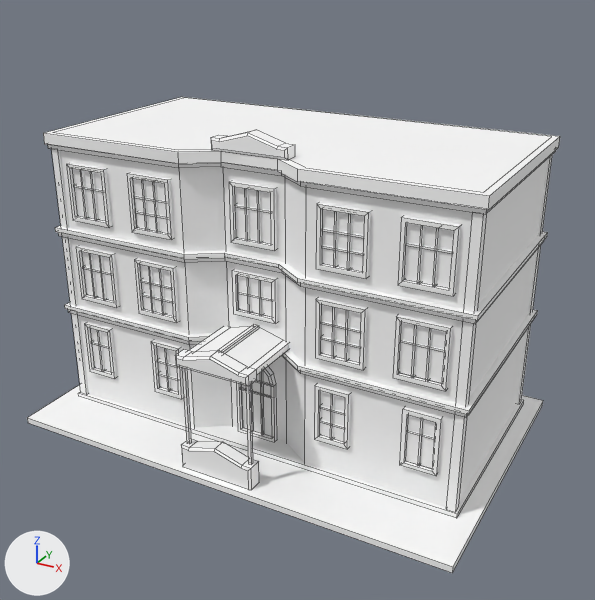
Renders of the FBX model Assets/ThirdParty/Toon City/Models/Building_8A.fbx from each side of a commit.
The view is the same before and after, from a 50 mm lens placed at (17.7, -31.4, 22.1), pointed at (0.8, -0.7, 6.7). The lights are fixed; the arrows at lower left show +X, +Y and +Z. Mesh edges are drawn as thin lines. Where no turn or scale is listed for an object, it has been applied to the vertices. Vertices at the same position are counted once.

The first picture shows 'Building_8A', 'Window_Lights_8A'.
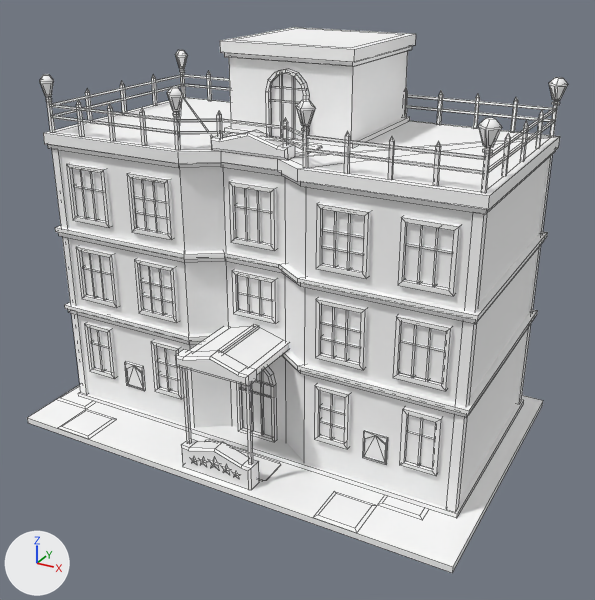
What differs and where, as boxes (x1, y1, x2, y2) in the pictures (595 x 600 px):
'Building_8A', reshaped (15% taller): before (27, 97, 560, 573); after (27, 27, 568, 573)
part 1 of me_mesh_003, added: after (220, 27, 416, 62)
part 2 of me_mesh_003, added: after (481, 147, 491, 193)
part 3 of me_mesh_003, added: after (303, 127, 308, 168)
part 4 of me_mesh_003, added: after (307, 148, 483, 174)
part 5 of me_mesh_003, added: after (307, 135, 484, 160)
part 6 of me_mesh_003, added: after (550, 101, 558, 137)
part 7 of me_mesh_003, added: after (406, 105, 552, 122)
part 8 of me_mesh_003, added: after (407, 95, 553, 110)
part 9 of me_mesh_003, added: after (46, 97, 55, 133)
part 10 of me_mesh_003, added: after (174, 112, 181, 150)
part 11 of me_mesh_003, added: after (51, 116, 175, 134)
part 12 of me_mesh_003, added: after (50, 104, 174, 122)
part 13 of me_mesh_003, added: after (40, 28, 568, 186)
part 14 of me_mesh_003, built on: before (241, 380, 271, 398); after (52, 133, 552, 533)

What changed in the scene script:
```text
Change me_mesh_003:
    used by ob_building_8a; location = (0.0, 0.0, 0.0)
    remove me_mesh_003.from_pydata(...)  # 1033 vertices, 568 faces; spans x -11.0..11.0, y -7.0..7.0, z 0.0..14.9
    add me_mesh_003.from_pydata(...)  # 1970 vertices, 1287 faces; spans x -11.0..11.0, y -7.0..7.0, z 0.0..18.0
    me_mesh_003 part 1: a new loose piece, a box spanning x -3.22..3.22, y -0.33..6.33, z 17.5..18.0, in mat_building_8a_d (its picture is missing)
    me_mesh_003 part 2: the loose piece of 8 vertices spanning x 9.7..10.1, y -4.1..-3.7, z 0.5..13.3 is copied, and the copy is scaled about its middle by (-0.372, 0.372, 0.125), then moved by (0.1, -0.1, 7.9); it spans x 9.9..10.1, y -4.1..-3.9, z 14.0..15.6
    me_mesh_003 part 3: the loose piece of 8 vertices spanning x 4.3..4.4, y -4.1..6.1, z 10.2..12.5 is copied, and the copy is scaled about its middle by (-1.28e-05, 0, 0.696), then moved by (-1.4, -5.0, 3.5); it spans x 2.9..3.1, y -4.1..-3.9, z 14.0..15.6
    me_mesh_003 part 4: the loose piece of 8 vertices spanning x 7.3..9.1, y -4.1..6.1, z 11.6..11.7 is copied, and the copy is scaled about its middle by (3.77, 0, -5.2e-05), then moved by (-1.7, -5.0, 3.1); it spans x 3.0..9.9, y -4.1..-3.9, z 14.7..14.8
    me_mesh_003 part 5: the loose piece of 8 vertices spanning x 7.3..9.1, y -4.1..6.1, z 11.6..11.7 is copied, and the copy is scaled about its middle by (3.77, 0, -5.2e-05), then moved by (-1.7, -5.0, 3.6); it spans x 3.0..9.9, y -4.1..-3.9, z 15.2..15.3
    me_mesh_003 part 6: the loose piece of 8 vertices spanning x 8.4..8.5, y -4.1..6.1, z 10.2..12.5 is copied, and the copy is scaled about its middle by (2, -0.0145, 0.696), then moved by (1.5, 5.0, 3.5); it spans x 9.9..10.1, y 5.9..6.1, z 14.0..15.6
    me_mesh_003 part 7: the loose piece of 8 vertices spanning x 7.3..9.1, y -4.1..6.1, z 11.6..11.7 is copied, and the copy is scaled about its middle by (3.77, 0, -5.2e-05), then moved by (-1.7, 5.0, 3.1); it spans x 3.0..9.9, y 5.9..6.1, z 14.7..14.8
    me_mesh_003 part 8: the loose piece of 8 vertices spanning x 7.3..9.1, y -4.1..6.1, z 11.6..11.7 is copied, and the copy is scaled about its middle by (3.77, 0, -5.2e-05), then moved by (-1.7, 5.0, 3.6); it spans x 3.0..9.9, y 5.9..6.1, z 15.2..15.3
    me_mesh_003 part 9: the loose piece of 8 vertices spanning x -10.1..-9.7, y -4.1..-3.7, z 0.5..13.3 is copied, and the copy is scaled about its middle by (-0.372, 0.372, 0.125), then moved by (-0.1, -0.1, 7.9); it spans x -10.1..-9.9, y -4.1..-3.9, z 14.0..15.6
    me_mesh_003 part 10: the loose piece of 8 vertices spanning x -4.4..-4.3, y -4.1..6.1, z 10.2..12.5 is copied, and the copy is scaled about its middle by (1.28e-05, 0, 0.696), then moved by (1.3, -5.0, 3.5); it spans x -3.1..-2.9, y -4.1..-3.9, z 14.0..15.6
    me_mesh_003 part 11: the loose piece of 8 vertices spanning x -9.0..-7.2, y -4.1..6.1, z 11.6..11.7 is copied, and the copy is scaled about its middle by (-3.77, 0, -5.2e-05), then moved by (1.6, -5.0, 3.1); it spans x -9.9..-3.0, y -4.1..-3.9, z 14.7..14.8
    me_mesh_003 part 12: the loose piece of 8 vertices spanning x -9.0..-7.2, y -4.1..6.1, z 11.6..11.7 is copied, and the copy is scaled about its middle by (-3.77, 0, -5.2e-05), then moved by (1.6, -5.0, 3.6); it spans x -9.9..-3.0, y -4.1..-3.9, z 15.2..15.3
    me_mesh_003 part 13: 640 vertices added at x -10.4..10.4, y -4.4..6.4, z 13.9..18.0
    me_mesh_003 part 14: 6 vertices moved within x -0.9..0.9, y -3.1, z 2.8..3.4; 4 vertices removed from x -0.9..0.9, y -3.1, z 2.8..3.4; 189 vertices added at x -11.0..10.1, y -7.0..6.1, z 0.3..9.4
```
